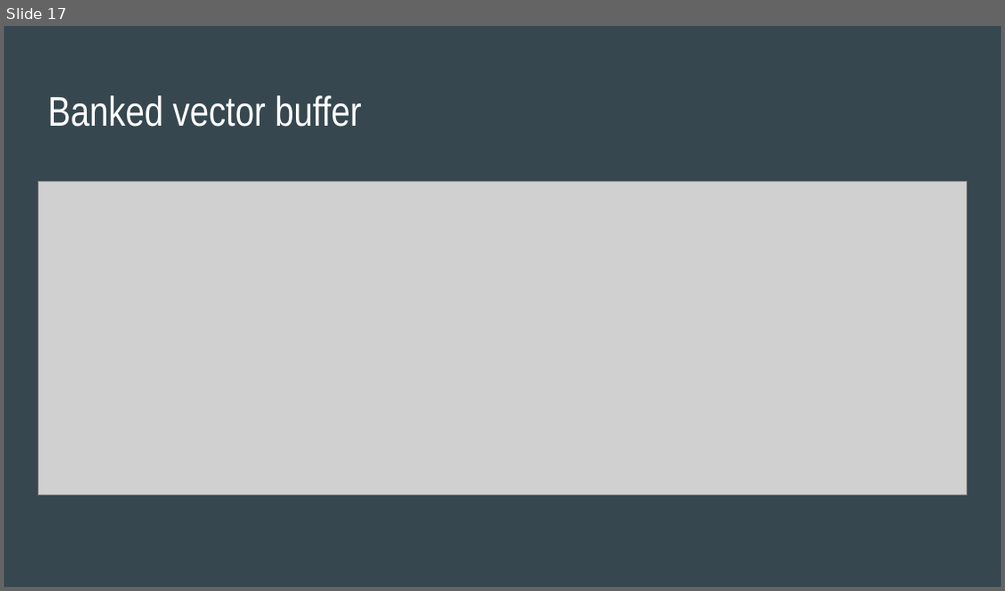
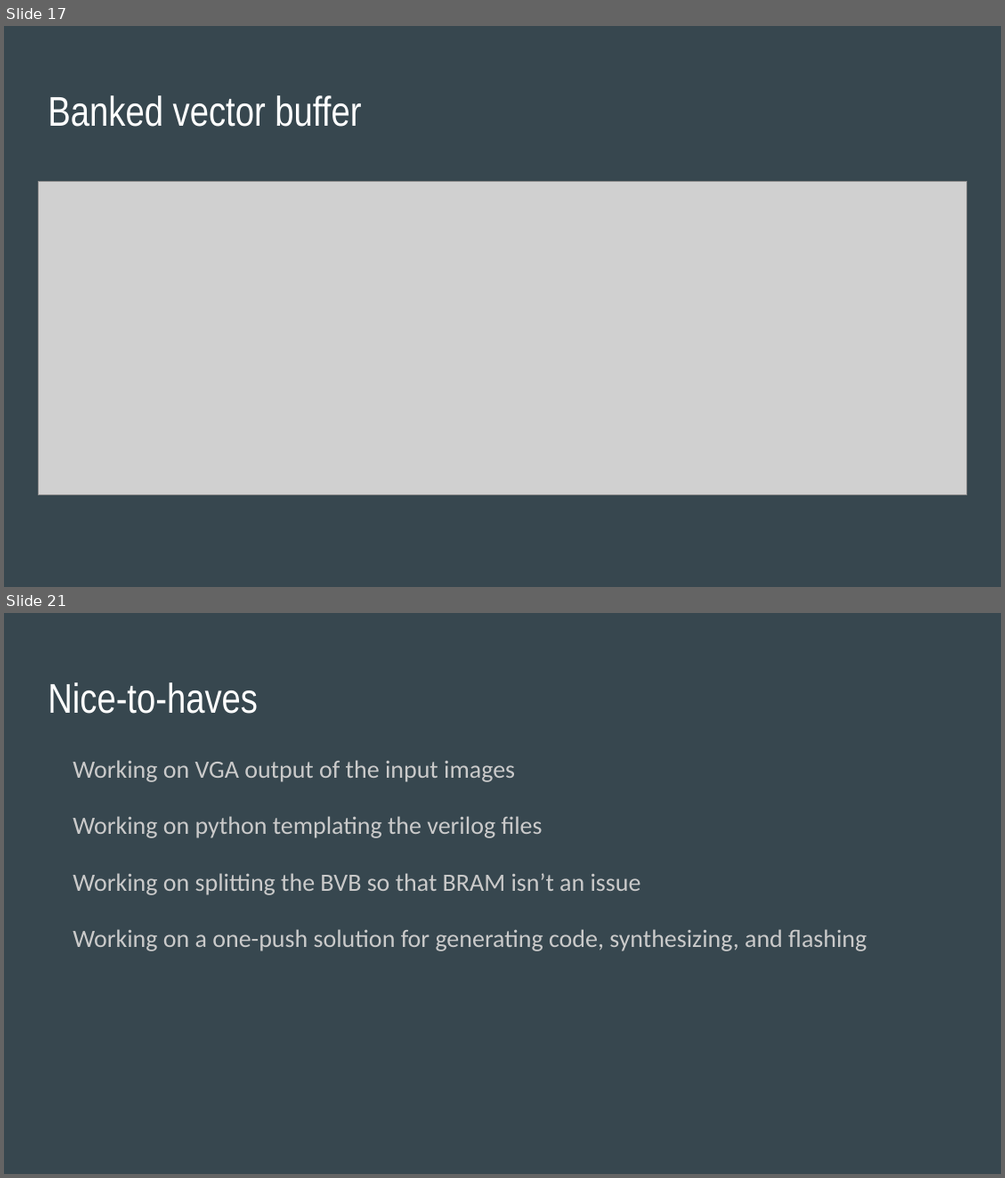
Before and after one commit to MihailoIsakov/0xDEADBEEF_-Fa16_-EC551-_-Project, a slide deck: pres.pptx. Shown one above the other, each under a label of ours: slide 17 before the commit, slides 17 and 21 after it; the slides between them are not shown. The pictures are 1005x591 and 1005x1178 pixels, drawn with LibreOffice and Linux fonts; fonts in the diff are those of the drawing; grey boxes stand for pictures. Boxes give left, top, right and bottom in pixels: in the first picture for what was removed or moved away, otherwise in the second. Text is boxed around its words. In the diff, an @@ line names an element or a change of style, - is before the commit and + after.

```diff
--- a/pres.pptx
+++ b/pres.pptx
@@ slide 21 added at <box>4,613,1001,1174</box>, background #37474F @@
@@ title added at <box>48,682,258,714</box>, 30 pt, text #FFFFFF @@
+Nice-to-haves
@@ text added at <box>73,760,866,951</box>, 18 pt, text #CACACA @@
+Working on VGA output of the input images
+Working on python templating the verilog files
+Working on splitting the BVB so that BRAM isn’t an issue
+Working on a one-push solution for generating code, synthesizing, and flashing
```
Also in this commit, not shown: 3 slides changed, 1 other slide added.
